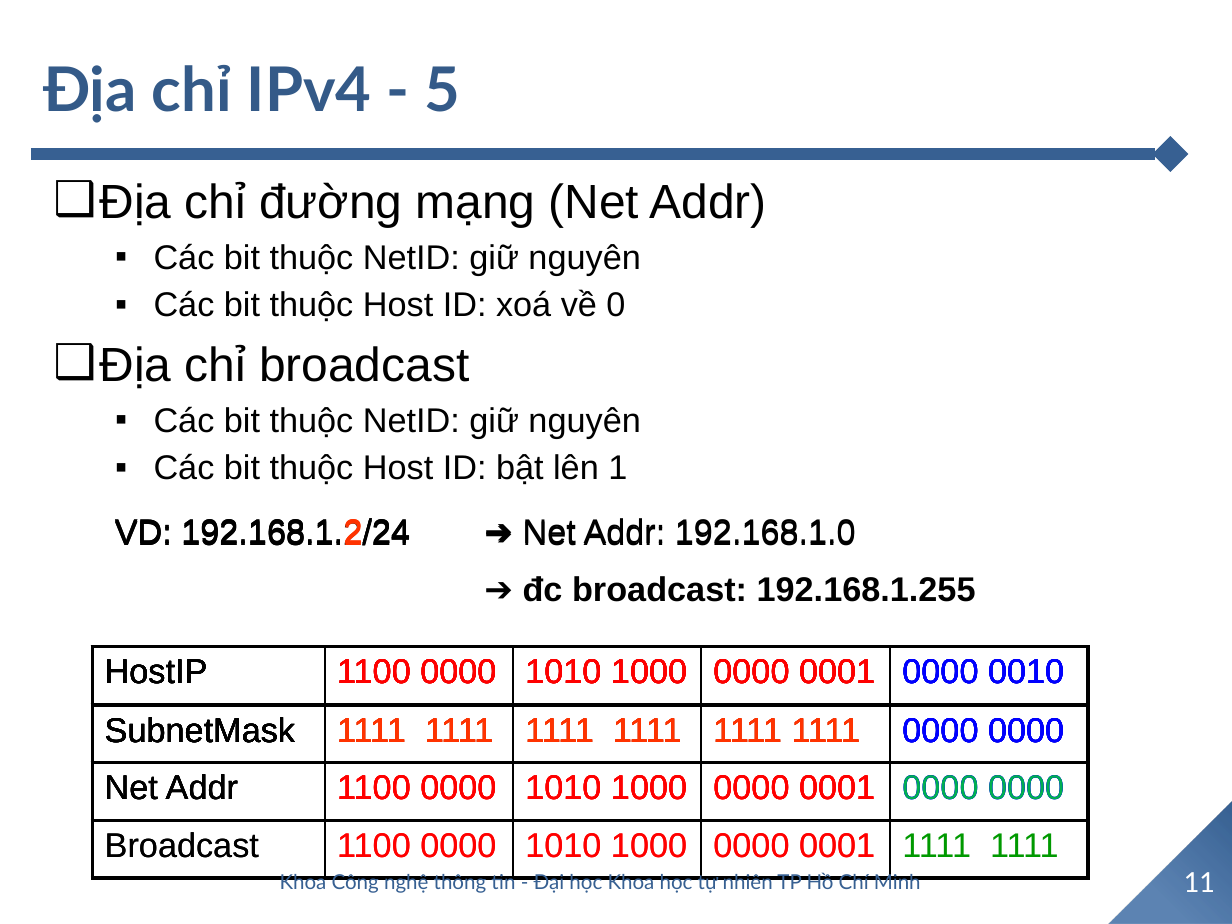
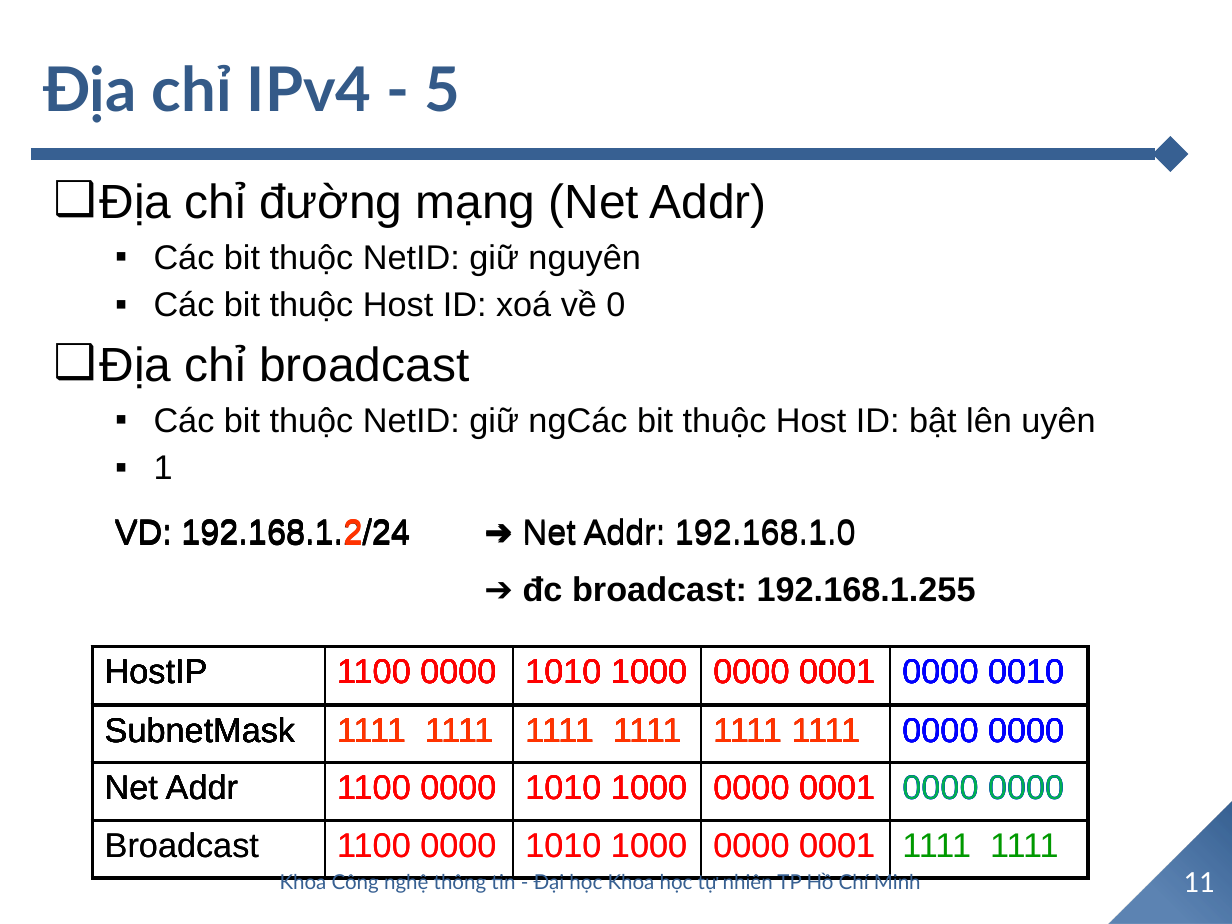
Before and after one commit to TommyandTina/Linux-Lab, a slide deck: slide 11 of APR-2024/0404/02b.IPsubnetting.pptx. Drawn at 1232x924 pixels with LibreOffice and Linux fonts; fonts in the diff are those of the drawing; background and template pictures are left out. Boxes give left, top, right and bottom in pixels: in the first picture for what was removed or moved away, otherwise in the second. Text is boxed around its words. In the diff, an @@ line names an element or a change of style, - is before the commit and + after.

```diff
--- a/APR-2024/0404/02b.IPsubnetting.pptx
+++ b/APR-2024/0404/02b.IPsubnetting.pptx
@@ text at [154,406,1095,438]: text changed @@
-  ▪ Các bit thuộc NetID: giữ nguyên
-  ▪ Các bit thuộc Host ID: bật lên 1
+  ▪ Các bit thuộc NetID: giữ ngCác bit thuộc Host ID: bật lên uyên
+  ▪ 1
```
Also in this commit, not shown: 2 other slides changed, 3 other files.
